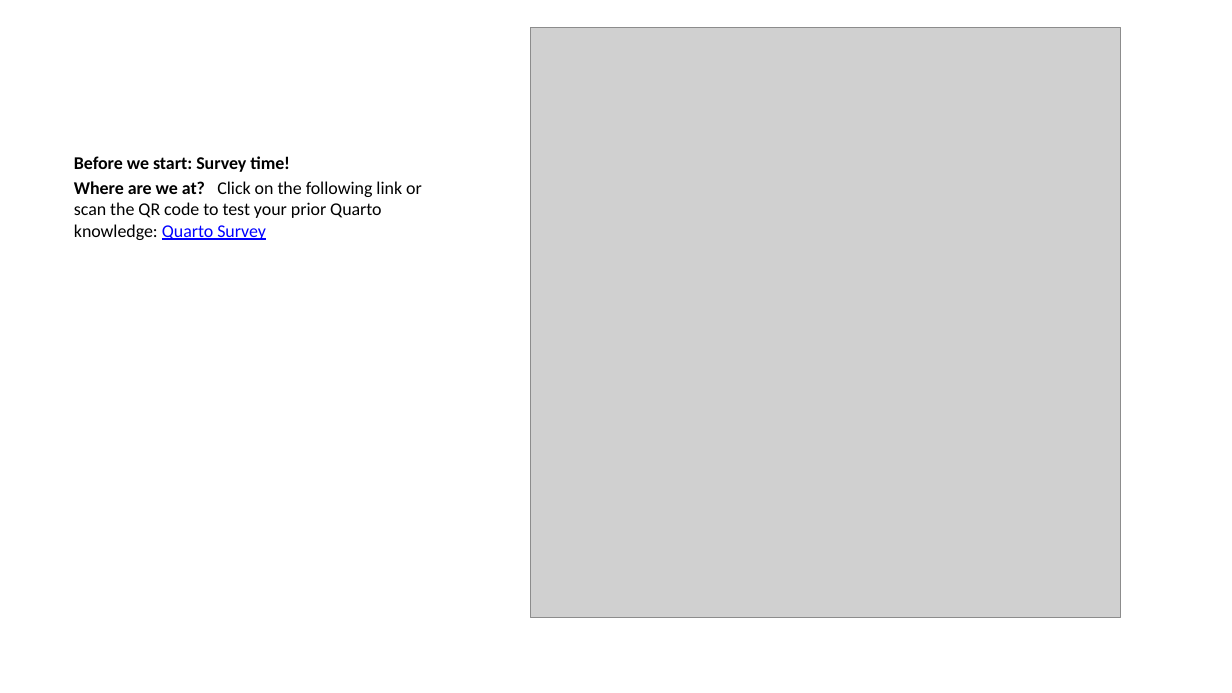
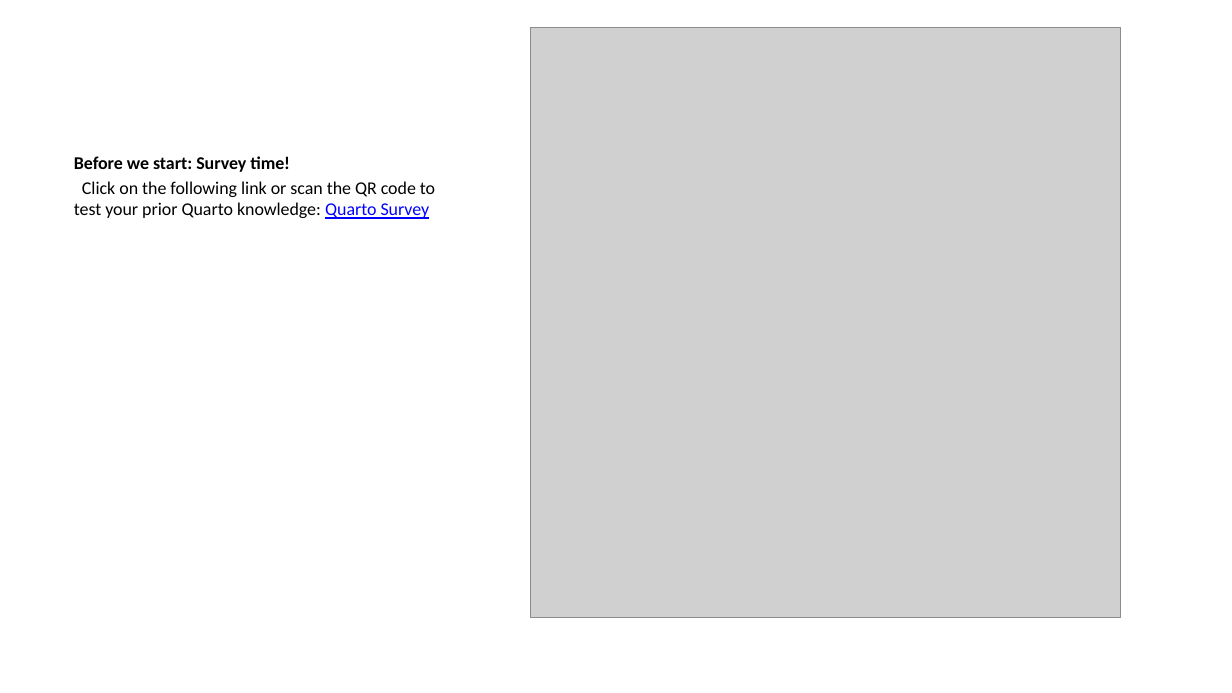
Before and after one commit to lmu-osc/train-the-trainer-student-track-OS, a slide deck: slide 5 of _site/materials/OS-M3/OS-M3-S6-Quarto/OS-M3-S6-Quarto-slides.pptx. Drawn at 1232x693 pixels with LibreOffice and Linux fonts; fonts in the diff are those of the drawing; grey boxes stand for pictures. Boxes give left, top, right and bottom in pixels: in the first picture for what was removed or moved away, otherwise in the second. Text is boxed around its words. In the diff, an @@ line names an element or a change of style, - is before the commit and + after.

```diff
--- a/_site/materials/OS-M3/OS-M3-S6-Quarto/OS-M3-S6-Quarto-slides.pptx
+++ b/_site/materials/OS-M3/OS-M3-S6-Quarto/OS-M3-S6-Quarto-slides.pptx
@@ text at box(74, 181, 435, 219): text changed @@
-Where are we at? Click on the following link or scan the QR code to test your prior Quarto knowledge: Quarto Survey
+Click on the following link or scan the QR code to test your prior Quarto knowledge: Quarto Survey
```
Also in this commit, not shown: 49 other slides changed, 2 slides added, 2 slides removed, 36 other files.
